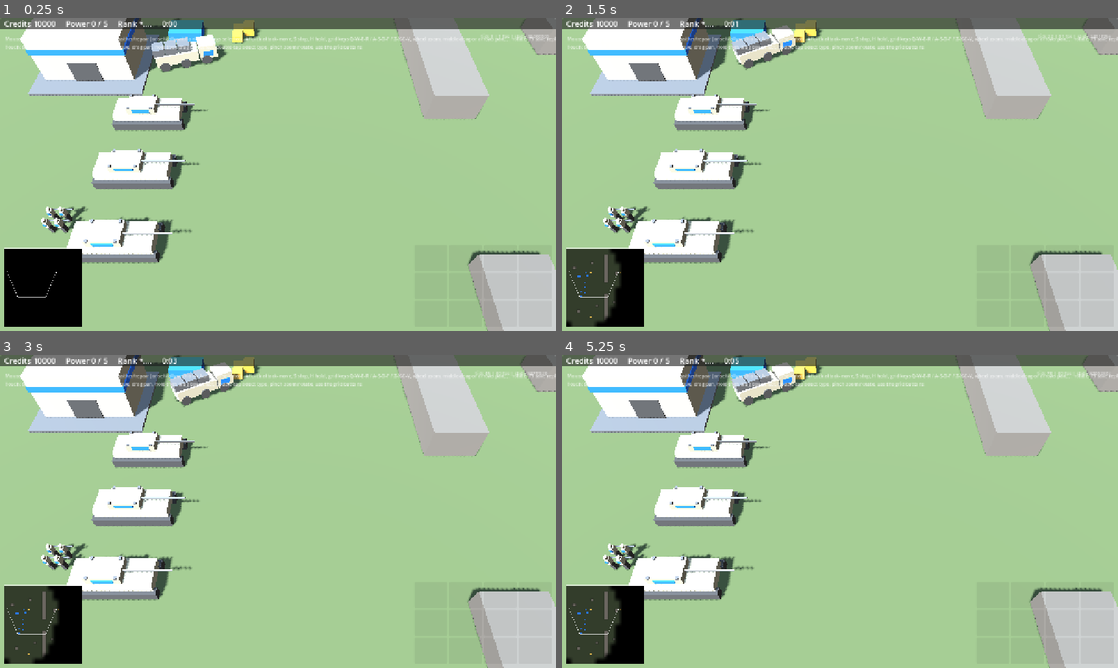
Above: before the commit, frames 1-4 (two rows, left to right).
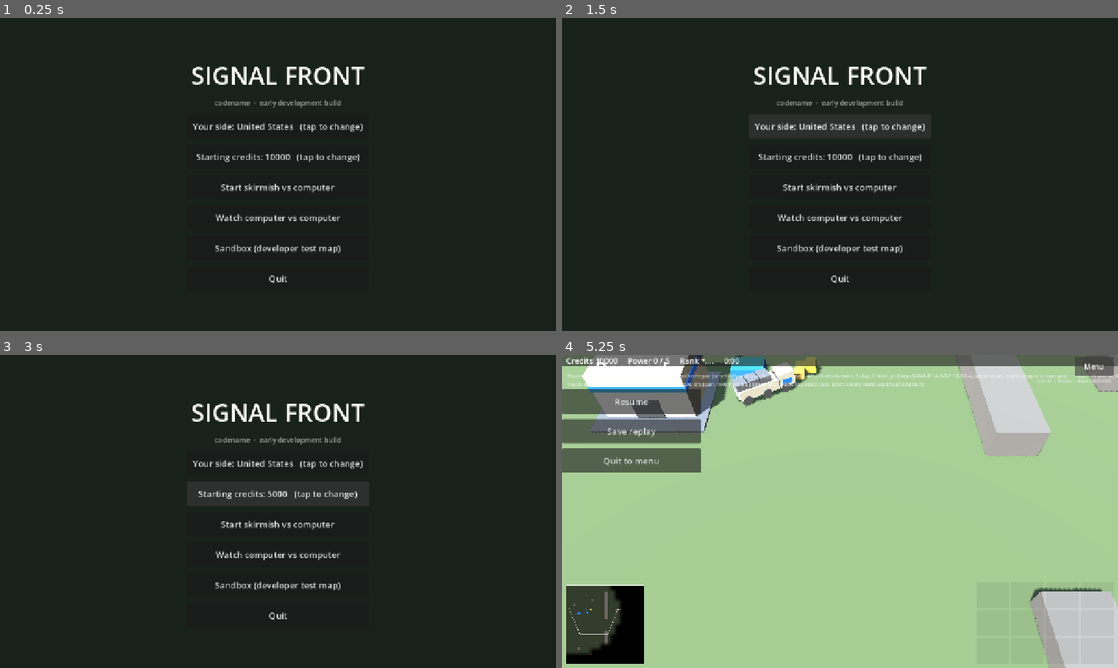
Above: after the commit, the same moments.

Repository: jamonlineph/project-zero-hour
Game: Godot game, scene res://scenes/menu.tscn
Two runs of this game, one before a commit and one after it. Both use one fixed random seed, a clock stepped at 60 frames per second and the inputs below. Before the commit the project starts from res://scenes/main.tscn.
Inputs (mouse positions are in pixels of both pictures, inside the frame that each line leads up to):
- Up to frame 1 (0.25 s): no input
- Up to frame 2 (1.5 s): click (840, 127) at 0.5 s, where only the run after the commit has a clickable "Your side: United States (tap…"; click (840, 127) at 1.25 s, where only the run after the commit has a clickable "Your side: Russia (tap to cha…"
- Up to frame 3 (3 s): click (278, 492) at 2 s, where only the run after the commit has a clickable "Starting credits: 10000 (tap …"; click (278, 492) at 2.75 s, where only the run after the commit has a clickable "Starting credits: 20000 (tap …"
- Up to frame 4 (5.25 s): click (840, 492) at 3.5 s, where only the run after the commit has a clickable "Starting credits: 5000 (tap t…"; click (840, 555) at 4.25 s, where only the run after the commit has a clickable "Watch computer vs computer"; click (1095, 367) at 5 s, where only the run after the commit has a clickable "Menu"

The runs differ from the first frame. In frame 1, 100% of the frame differs, in the area x 0-100%, y 0-100%; in frame 2, 99%; in frame 3, 99%; in frame 4, 12%.

Commit message:
feat(ui): main menu, skirmish setup, pause menu and end screen [P1-32]
- New main scene (scenes/menu.tscn): pick your side and starting credits,
  then start a skirmish vs the computer, watch computer vs computer, or
  open the sandbox. Big touch-friendly buttons.
- MatchConfig builds skirmish scenarios from map start positions and the
  start kit in rules.json, and hands them to the game scene (static var,
  no autoload).
- Pause menu (Escape or the HUD's Menu button): resume, save replay, quit
  to menu; the same panel shows Victory / Defeat / Draw at the end.
- Replays embed menu-made scenarios so they can be played back.
- New smoke test drives menu -> skirmish -> pause -> resume.

Co-Authored-By: Claude Opus 5.5 <noreply@anthropic.com>
Claude-Session: https://claude.ai/code/session_01KvzxVCAs94MwF5XZ3itDiM

Diff:
--- a/game/data/maps/sandbox.json
+++ b/game/data/maps/sandbox.json
@@ -16,6 +16,8 @@
     [76, 86, 3, 3],
     [10, 30, 6, 3]
   ],
+  "_starts_doc": "Start positions [x_m, y_m] for skirmish: where each player's HQ goes.",
+  "start_positions_m": [[20, 46], [108, 46]],
   "_supply_doc": "Supply sites [x_m, y_m, credits]: one per base plus two contested.",
   "supply_sites_m": [
     [40, 40, 30000],
--- a/game/data/rules.json
+++ b/game/data/rules.json
@@ -6,5 +6,12 @@
   "veterancy_self_repair_rank": 3,
   "veterancy_self_repair_percent_per_2s": 1,
   "commander_rank_xp": [0, 2000, 5000, 10000, 18000],
-  "building_kill_xp_percent": 50
+  "building_kill_xp_percent": 50,
+  "_start_kit_doc": "Skirmish starting units: [id pattern ({f} = faction id), dx_m, dy_m] from the start position. dx is mirrored for starts on the east half of the map.",
+  "start_kit": [
+    ["{f}_command_hq", 0, 0],
+    ["{f}_engineer", 12, -6],
+    ["{f}_logistics_truck", 12, 0]
+  ],
+  "skirmish_credits": [5000, 10000, 20000]
 }
--- a/game/project.godot
+++ b/game/project.godot
@@ -9,7 +9,7 @@
 
 config/name="Signal Front"
 config/description="Open-source modern-warfare RTS (codename). See README.md at the repo root."
-run/main_scene="res://scenes/main.tscn"
+run/main_scene="res://scenes/menu.tscn"
 config/features=PackedStringArray("4.7", "Mobile")
 config/icon="res://icon.svg"
 
--- /dev/null
+++ b/game/scenes/menu.tscn
@@ -0,0 +1,12 @@
+[gd_scene load_steps=2 format=3]
+
+[ext_resource type="Script" path="res://src/ui/main_menu.gd" id="1_menu"]
+
+[node name="MainMenu" type="Control"]
+layout_mode = 3
+anchors_preset = 15
+anchor_right = 1.0
+anchor_bottom = 1.0
+grow_horizontal = 2
+grow_vertical = 2
+script = ExtResource("1_menu")
--- a/game/src/data/content_db.gd
+++ b/game/src/data/content_db.gd
@@ -18,6 +18,9 @@
 var maps: Dictionary[String, MapDef] = {}
 var scenarios: Dictionary[String, Dictionary] = {}   ## raw scenario data, see MatchSetup
 var ai_presets: Dictionary[String, Dictionary] = {}  ## raw AI presets, see AiPlayer
+## Skirmish setup data from rules.json (see MatchConfig).
+var start_kit: Array = []
+var skirmish_credits: PackedInt32Array = [10000]
 var damage_matrix: DamageMatrix = DamageMatrix.new()
 var rules: SimRules = SimRules.new()
 ## Hash of every content file's text, in load order. Replays and multiplayer
@@ -217,6 +220,9 @@
 	rules.self_repair_percent_per_2s = _req_int(src, "veterancy_self_repair_percent_per_2s", path, 0)
 	rules.commander_rank_xp = _int_list(src, "commander_rank_xp", path, 5)
 	rules.building_kill_xp_percent = _req_int(src, "building_kill_xp_percent", path, 0)
+	start_kit = src.get("start_kit", [])
+	if src.has("skirmish_credits"):
+		skirmish_credits = _int_list(src, "skirmish_credits", path, (src["skirmish_credits"] as Array).size())
 
 
 func _int_list(d: Dictionary, key: String, path: String, size: int) -> PackedInt32Array:
@@ -325,6 +331,11 @@
 				errors.append("%s: obstacle %d needs a positive size" % [path, i])
 			else:
 				m.obstacles_m.append(rect)
+	for start: Variant in src.get("start_positions_m", []):
+		if start is Array and (start as Array).size() == 2:
+			m.start_positions.append(Vector2i(int(start[0]), int(start[1])))
+		else:
+			errors.append("%s: start positions must be [x_m, y_m]" % path)
 	for site: Variant in src.get("supply_sites_m", []):
 		if site is Array and (site as Array).size() == 3:
 			m.supply_sites.append(PackedInt32Array([int(site[0]), int(site[1]), int(site[2])]))
--- a/game/src/data/map_def.gd
+++ b/game/src/data/map_def.gd
@@ -11,6 +11,8 @@
 var obstacles_m: Array[PackedInt32Array] = []
 ## Each supply site is [x_m, y_m, amount]: a finite stock of credits.
 var supply_sites: Array[PackedInt32Array] = []
+## Skirmish start positions [x_m, y_m], one per player slot.
+var start_positions: Array[Vector2i] = []
 
 
 ## Builds the sim grid for this map.
--- /dev/null
+++ b/game/src/data/match_config.gd
@@ -0,0 +1,38 @@
+class_name MatchConfig
+extends RefCounted
+## Hands the menu's choices to the game scene (P1-32), and builds skirmish
+## scenarios from them. A static variable instead of an autoload, per the
+## "no autoloads" coding standard.
+
+## Scenario dictionary for the next match (see MatchSetup), or empty.
+static var pending: Dictionary = {}
+## Faction ids that are playable in skirmish, with display names.
+const FACTIONS: Dictionary = {"us": "United States", "ru": "Russia"}
+
+
+## A 1v1 skirmish: player 1 (human, or AI when watching) against an AI.
+static func skirmish(content: ContentDb, map_id: String, faction: String, credits: int, watch_only: bool = false) -> Dictionary:
+	var map: MapDef = content.get_map(map_id)
+	var enemy: String = "ru" if faction == "us" else "us"
+	var players: Array = [
+		{"id": 1, "team": 1, "faction": faction, "credits": credits},
+		{"id": 2, "team": 2, "faction": enemy, "credits": credits, "ai": enemy + "_default"},
+	]
+	if watch_only:
+		players[0]["ai"] = faction + "_default"
+	var spawns: Array = []
+	for slot: int in 2:
+		var f: String = players[slot]["faction"]
+		var start: Vector2i = map.start_positions[slot] if slot < map.start_positions.size() else Vector2i(20 + slot * 80, 50)
+		var mirror: int = -1 if start.x > map.width_m / 2 else 1
+		for item: Variant in content.start_kit:
+			var kit: Array = item
+			spawns.append({
+				"def": str(kit[0]).replace("{f}", f), "player": slot + 1,
+				"x_m": start.x + int(kit[1]) * mirror, "y_m": start.y + int(kit[2]),
+				"facing_deg": 0 if mirror > 0 else 180,
+			})
+	return {
+		"id": "skirmish", "name": "Skirmish", "map": map_id, "victory": "buildings",
+		"players": players, "spawns": spawns,
+	}
--- a/game/src/main/main.gd
+++ b/game/src/main/main.gd
@@ -1,7 +1,7 @@
 extends Node3D
-## Development sandbox: loads content, creates a SimWorld, spawns a few units
-## per side, and wires the runner, view, camera, input and HUD together.
-## P1-32 replaces this with a real menu and match setup (tasks/BACKLOG.md).
+## The match scene: loads content, builds the SimWorld from the scenario the
+## menu chose (MatchConfig.pending), or from --scenario=<id> on the command
+## line, or the sandbox, and wires the runner, view, camera, input and HUD.
 
 ## Default scenario; override with: godot --path game -- --scenario=skirmish_vs_ai
 const DEFAULT_SCENARIO: String = "sandbox"
@@ -19,6 +19,8 @@
 var hud: Hud
 var selection: SelectionController
 var placement: PlacementController
+var pause_menu: PauseMenu
+var _game_over_shown: bool = false
 
 
 func _ready() -> void:
@@ -30,11 +32,15 @@
 	for arg: String in OS.get_cmdline_user_args():
 		if arg.begins_with("--scenario="):
 			scenario_id = arg.trim_prefix("--scenario=")
-	world = MatchSetup.build(content, scenario_id, SEED)
+	var scenario: Dictionary = MatchConfig.pending if not MatchConfig.pending.is_empty() \
+		else content.scenarios.get(scenario_id, {})
+	MatchConfig.pending = {}
+	scenario_id = str(scenario.get("id", scenario_id))
+	world = MatchSetup.build_from(content, scenario, SEED) if not scenario.is_empty() else null
 	if world == null:
 		push_error("Sandbox: scenario '%s' failed to load; using an empty map" % scenario_id)
 		world = SimWorld.new(SEED, 128, 128)
-	map_def = content.get_map(str(content.scenarios.get(scenario_id, {}).get("map", "")))
+	map_def = content.get_map(str(scenario.get("map", "")))
 	if map_def == null:
 		map_def = MapDef.new()
 		map_def.width_m = 128
@@ -49,7 +55,8 @@
 	runner.seed_value = SEED
 	runner.process_priority = -10   # step the sim before the view reads it
 	add_child(runner)
-	runner.add_ai_from_scenario(content, content.scenarios.get(scenario_id, {}))
+	runner.add_ai_from_scenario(content, scenario)
+	runner.scenario_data = scenario
 	runner.start()
 
 	game_view = GameView.new()
@@ -84,11 +91,20 @@
 	selection.hotkey_handler = hud.command_grid.handle_key
 	hud.bind_controls(selection, rts_camera, placement)
 
+	pause_menu = PauseMenu.new()
+	pause_menu.name = "PauseMenu"
+	pause_menu.setup(runner)
+	hud.add_child(pause_menu)
+	hud.menu_requested.connect(pause_menu.toggle)
+
 
 ## F9 saves the match so far as a replay in user://replays/.
 func _unhandled_key_input(event: InputEvent) -> void:
 	if event.is_action_pressed("toggle_help"):
 		hud.toggle_help()
+		return
+	if event is InputEventKey and event.pressed and (event as InputEventKey).keycode == KEY_ESCAPE and not placement.active:
+		pause_menu.toggle()
 		return
 	if event is InputEventKey and event.pressed and not event.echo and (event as InputEventKey).keycode == KEY_F9:
 		var path: String = "user://replays/replay_%d.json" % Time.get_unix_time_from_system()
@@ -98,6 +114,10 @@
 
 func _process(_delta: float) -> void:
 	game_view.sync(runner.alpha)
+	if world.game_over and not _game_over_shown:
+		_game_over_shown = true
+		var my_team: int = world.team_of(LOCAL_PLAYER)
+		pause_menu.open_game_over("Draw" if world.winner_team == 0 else ("Victory" if world.winner_team == my_team else "Defeat"))
 	game_view.play_events(runner.pending_events)
 	runner.pending_events.clear()
 
--- a/game/src/main/replay.gd
+++ b/game/src/main/replay.gd
@@ -8,6 +8,8 @@
 const GAME_VERSION: String = "0.0.1"
 
 var scenario_id: String = ""
+## Embedded scenario for matches made in the menu; empty = look up scenario_id.
+var scenario_data: Dictionary = {}
 var seed_value: int = 0
 var content_hash: int = 0
 var commands: Array[Dictionary] = []      ## SimCommand.to_dict() entries
@@ -22,7 +24,7 @@
 	return {
 		"format": FORMAT, "game_version": GAME_VERSION, "scenario": scenario_id,
 		"seed": seed_value, "content_hash": content_hash, "end_tick": end_tick,
-		"commands": commands, "checkpoints": cp,
+		"commands": commands, "checkpoints": cp, "scenario_data": scenario_data,
 	}
 
 
@@ -32,6 +34,7 @@
 	r.seed_value = int(d.get("seed", 0))
 	r.content_hash = int(d.get("content_hash", 0))
 	r.end_tick = int(d.get("end_tick", 0))
+	r.scenario_data = d.get("scenario_data", {})
 	for c: Variant in d.get("commands", []):
 		r.commands.append(c as Dictionary)
 	var cp: Dictionary = d.get("checkpoints", {})
@@ -59,7 +62,7 @@
 ## Rebuilds the match and plays every command. Returns the world at end_tick
 ## (or null if the scenario can't be built).
 func play(content: ContentDb) -> SimWorld:
-	var world: SimWorld = MatchSetup.build(content, scenario_id, seed_value)
+	var world: SimWorld = _build(content)
 	if world == null:
 		return null
 	for d: Dictionary in commands:
@@ -79,7 +82,7 @@
 	if strict_content and content.content_hash != content_hash:
 		problems.append("content differs from the recording (game data changed); regenerate golden replays if this was intended")
 		return problems
-	var world: SimWorld = MatchSetup.build(content, scenario_id, seed_value)
+	var world: SimWorld = _build(content)
 	if world == null:
 		problems.append("scenario '%s' could not be built" % scenario_id)
 		return problems
@@ -91,3 +94,9 @@
 			problems.append("desync at tick %d: expected %08x, got %08x" % [world.tick, checkpoints[world.tick], world.state_hash()])
 			return problems
 	return problems
+
+
+func _build(content: ContentDb) -> SimWorld:
+	if not scenario_data.is_empty():
+		return MatchSetup.build_from(content, scenario_data, seed_value)
+	return MatchSetup.build(content, scenario_id, seed_value)
--- a/game/src/main/sim_runner.gd
+++ b/game/src/main/sim_runner.gd
@@ -27,6 +27,8 @@
 var paused: bool = false
 ## For saving a replay: what this match was built from.
 var scenario_id: String = ""
+## The full scenario (menu-made skirmishes aren't files, so replays embed it).
+var scenario_data: Dictionary = {}
 var seed_value: int = 0
 ## Every command that went into the world, in order.
 var command_log: Array[Dictionary] = []
@@ -125,6 +127,7 @@
 func make_replay() -> Replay:
 	var r := Replay.new()
 	r.scenario_id = scenario_id
+	r.scenario_data = scenario_data
 	r.seed_value = seed_value
 	r.content_hash = world.content.content_hash if world.content != null else 0
 	r.commands = command_log.duplicate()
--- a/game/src/ui/hud.gd
+++ b/game/src/ui/hud.gd
@@ -10,6 +10,9 @@
 
 const HELP_TEXT := "Mouse: click/drag select, right-click move/attack/gather/repair (or set rally with only buildings s …(322 unchanged characters)…
 const REFRESH_SEC: float = 0.25
+
+## The Menu button (top right) was pressed: open the pause menu.
+signal menu_requested
 
 var selection_box: SelectionBox
 var command_grid: CommandGrid
@@ -48,7 +51,7 @@
 	_debug.add_theme_font_size_override("font_size", 11)
 	_debug.modulate = Color(1, 1, 1, 0.6)
 	_debug.set_anchors_and_offsets_preset(Control.PRESET_TOP_RIGHT)
-	_debug.position.y = 34
+	_debug.position.y = 52
 	add_child(_debug)
 
 	_help = Label.new()
@@ -90,6 +93,16 @@
 	_place_buttons.add_child(cancel)
 	_place_buttons.visible = false
 	add_child(_place_buttons)
+
+	var menu := Button.new()
+	menu.name = "MenuButton"
+	menu.text = "Menu"
+	menu.custom_minimum_size = Vector2(90, 44)
+	menu.focus_mode = Control.FOCUS_NONE
+	menu.set_anchors_and_offsets_preset(Control.PRESET_TOP_RIGHT)
+	menu.position = Vector2(-100, 4)
+	menu.pressed.connect(func() -> void: menu_requested.emit())
+	add_child(menu)
 
 	_banner = Label.new()
 	_banner.name = "Banner"
--- /dev/null
+++ b/game/src/ui/main_menu.gd
@@ -0,0 +1,93 @@
+extends Control
+## Main menu and skirmish setup (P1-32). Built in code; big touch-friendly
+## buttons. Starting a match stores a scenario in MatchConfig.pending and
+## switches to the game scene.
+
+const GAME_SCENE: String = "res://scenes/main.tscn"
+const MAP_ID: String = "sandbox"
+
+var content: ContentDb
+var faction: String = "us"
+var credits_index: int = 1
+var _faction_button: Button
+var _credits_button: Button
+
+
+func _ready() -> void:
+	content = ContentDb.new()
+	if not content.load_all():
+		for e: String in content.errors:
+			push_error(e)
+	set_anchors_preset(Control.PRESET_FULL_RECT)
+	var bg := ColorRect.new()
+	bg.color = Color(0.10, 0.13, 0.11)
+	bg.set_anchors_preset(Control.PRESET_FULL_RECT)
+	add_child(bg)
+	var center := CenterContainer.new()
+	center.set_anchors_preset(Control.PRESET_FULL_RECT)
+	add_child(center)
+	var box := VBoxContainer.new()
+	box.add_theme_constant_override("separation", 14)
+	center.add_child(box)
+
+	var title := Label.new()
+	title.text = "SIGNAL FRONT"
+	title.add_theme_font_size_override("font_size", 56)
+	title.horizontal_alignment = HORIZONTAL_ALIGNMENT_CENTER
+	box.add_child(title)
+	var sub := Label.new()
+	sub.text = "codename  -  early development build"
+	sub.modulate = Color(1, 1, 1, 0.6)
+	sub.horizontal_alignment = HORIZONTAL_ALIGNMENT_CENTER
+	box.add_child(sub)
+
+	_faction_button = _button(box, "", _cycle_faction)
+	_credits_button = _button(box, "", _cycle_credits)
+	_button(box, "Start skirmish vs computer", start_skirmish).name = "StartSkirmish"
+	_button(box, "Watch computer vs computer", start_watch).name = "Watch"
+	_button(box, "Sandbox (developer test map)", start_sandbox).name = "Sandbox"
+	_button(box, "Quit", func() -> void: get_tree().quit())
+	_refresh_labels()
+
+
+func start_skirmish() -> void:
+	_start(MatchConfig.skirmish(content, MAP_ID, faction, content.skirmish_credits[credits_index]))
+
+
+func start_watch() -> void:
+	_start(MatchConfig.skirmish(content, MAP_ID, faction, content.skirmish_credits[credits_index], true))
+
+
+func start_sandbox() -> void:
+	_start(content.scenarios.get("sandbox", {}))
+
+
+func _start(scenario: Dictionary) -> void:
+	MatchConfig.pending = scenario
+	get_tree().change_scene_to_file(GAME_SCENE)
+
+
+func _cycle_faction() -> void:
+	var ids: Array = MatchConfig.FACTIONS.keys()
+	faction = ids[(ids.find(faction) + 1) % ids.size()]
+	_refresh_labels()
+
+
+func _cycle_credits() -> void:
+	credits_index = (credits_index + 1) % content.skirmish_credits.size()
+	_refresh_labels()
+
+
+func _refresh_labels() -> void:
+	_faction_button.text = "Your side: %s   (tap to change)" % MatchConfig.FACTIONS[faction]
+	_credits_button.text = "Starting credits: %d   (tap to change)" % content.skirmish_credits[credits_index]
+
+
+func _button(parent: Control, text: String, action: Callable) -> Button:
+	var b := Button.new()
+	b.text = text
+	b.custom_minimum_size = Vector2(420, 56)
+	b.add_theme_font_size_override("font_size", 20)
+	b.pressed.connect(action)
+	parent.add_child(b)
+	return b
--- /dev/null
+++ b/game/src/ui/pause_menu.gd
@@ -0,0 +1,85 @@
+class_name PauseMenu
+extends Control
+## Pause menu and end-of-match screen (P1-32). Escape (or the HUD's Menu
+## button) opens it; it pauses the simulation in single player.
+
+const MENU_SCENE: String = "res://scenes/menu.tscn"
+
+var runner: SimRunner
+var _title: Label
+var _resume: Button
+
+
+func setup(sim_runner: SimRunner) -> void:
+	runner = sim_runner
+
+
+func _ready() -> void:
+	set_anchors_preset(Control.PRESET_FULL_RECT)
+	mouse_filter = Control.MOUSE_FILTER_STOP
+	visible = false
+	var shade := ColorRect.new()
+	shade.color = Color(0, 0, 0, 0.6)
+	shade.set_anchors_preset(Control.PRESET_FULL_RECT)
+	add_child(shade)
+	var center := CenterContainer.new()
+	center.set_anchors_preset(Control.PRESET_FULL_RECT)
+	add_child(center)
+	var box := VBoxContainer.new()
+	box.add_theme_constant_override("separation", 12)
+	center.add_child(box)
+	_title = Label.new()
+	_title.add_theme_font_size_override("font_size", 48)
+	_title.horizontal_alignment = HORIZONTAL_ALIGNMENT_CENTER
+	box.add_child(_title)
+	_resume = _button(box, "Resume", close)
+	_button(box, "Save replay", save_replay)
+	_button(box, "Quit to menu", quit_to_menu)
+
+
+func open_paused() -> void:
+	_title.text = "Paused"
+	_resume.visible = true
+	visible = true
+	if runner != null:
+		runner.paused = true
+
+
+func open_game_over(text: String) -> void:
+	_title.text = text
+	_resume.visible = false
+	visible = true
+
+
+func close() -> void:
+	visible = false
+	if runner != null and not runner.world.game_over:
+		runner.paused = false
+
+
+func toggle() -> void:
+	if visible:
+		close()
+	else:
+		open_paused()
+
+
+func save_replay() -> void:
+	var path: String = "user://replays/replay_%d.json" % Time.get_unix_time_from_system()
+	var err: Error = runner.make_replay().save(path)
+	_title.text = "Replay saved" if err == OK else "Could not save (%s)" % error_string(err)
+
+
+func quit_to_menu() -> void:
+	MatchConfig.pending = {}
+	get_tree().change_scene_to_file(MENU_SCENE)
+
+
+func _button(parent: Control, text: String, action: Callable) -> Button:
+	var b := Button.new()
+	b.text = text
+	b.custom_minimum_size = Vector2(320, 56)
+	b.add_theme_font_size_override("font_size", 20)
+	b.pressed.connect(action)
+	parent.add_child(b)
+	return b
--- /dev/null
+++ b/game/tests/smoke_menu.gd
@@ -0,0 +1,70 @@
+extends SceneTree
+## Smoke test for the menus (P1-32): open the main menu, start a skirmish
+## against the computer, check the match loaded with an AI opponent, pause
+## and resume, and that no errors were logged. Run by tools/run_tests.sh.
+
+class ErrorCounter extends Logger:
+	var count: int = 0
+
+	func _log_error(_function: String, _file: String, _line: int, _code: String,
+			_rationale: String, _editor_notify: bool, error_type: int,
+			_script_backtraces: Array[ScriptBacktrace]) -> void:
+		if error_type == Logger.ERROR_TYPE_ERROR or error_type == Logger.ERROR_TYPE_SCRIPT:
+			count += 1
+
+
+var _errors := ErrorCounter.new()
+
+
+func _initialize() -> void:
+	OS.add_logger(_errors)
+	_run.call_deferred()
+
+
+func _run() -> void:
+	var failures: PackedStringArray = []
+	change_scene_to_file("res://scenes/menu.tscn")
+	for i: int in 5:
+		await process_frame
+	var menu: Node = current_scene
+	if menu == null or not menu.has_method("start_skirmish"):
+		failures.append("the main menu did not load")
+	else:
+		menu.call("start_skirmish")
+		for i: int in 20:
+			await process_frame
+		var game: Node = current_scene
+		var runner: SimRunner = game.get("runner") if game != null else null
+		if runner == null:
+			failures.append("starting a skirmish did not open the game scene")
+		else:
+			if not runner.ai_players.has(2):
+				failures.append("the skirmish has no computer opponent")
+			var hqs: int = 0
+			for id: int in runner.world.entity_ids:
+				if runner.world.entities[id].def_id.ends_with("_command_hq"):
+					hqs += 1
+			if hqs != 2:
+				failures.append("expected 2 HQs, found %d" % hqs)
+			var pause: PauseMenu = game.get("pause_menu")
+			pause.toggle()
+			var tick: int = runner.world.tick
+			for i: int in 30:
+				await process_frame
+			if runner.world.tick != tick:
+				failures.append("the game kept running while paused")
+			pause.toggle()
+			for i: int in 30:
+				await process_frame
+			if runner.world.tick == tick:
+				failures.append("the game did not resume")
+	if _errors.count > 0:
+		failures.append("%d error(s) were logged" % _errors.count)
+	OS.remove_logger(_errors)
+	if failures.is_empty():
+		print("smoke_menu: ok")
+		quit(0)
+	else:
+		for f: String in failures:
+			printerr("smoke_menu FAIL: ", f)
+		quit(1)
Not shown, added: game/src/data/match_config.gd.uid
Not shown, added: game/src/ui/main_menu.gd.uid
Not shown, added: game/src/ui/pause_menu.gd.uid
Not shown, added: game/tests/smoke_menu.gd.uid
Not shown, changed: docs/design/controls-and-ui.md
Not shown, changed: tasks/BACKLOG.md
Not shown, changed: tools/run_tests.ps1
Not shown, changed: tools/run_tests.sh
